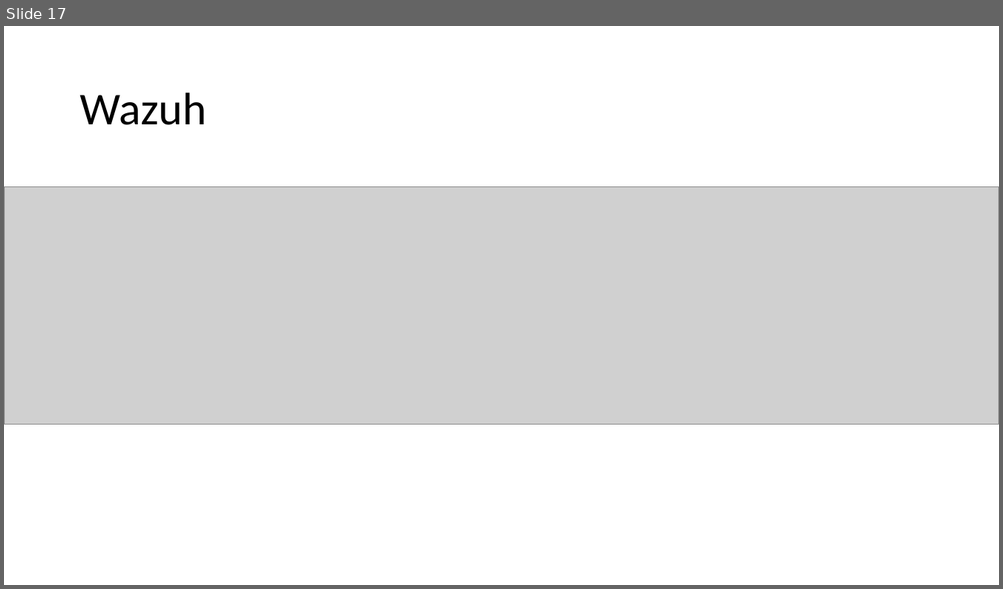
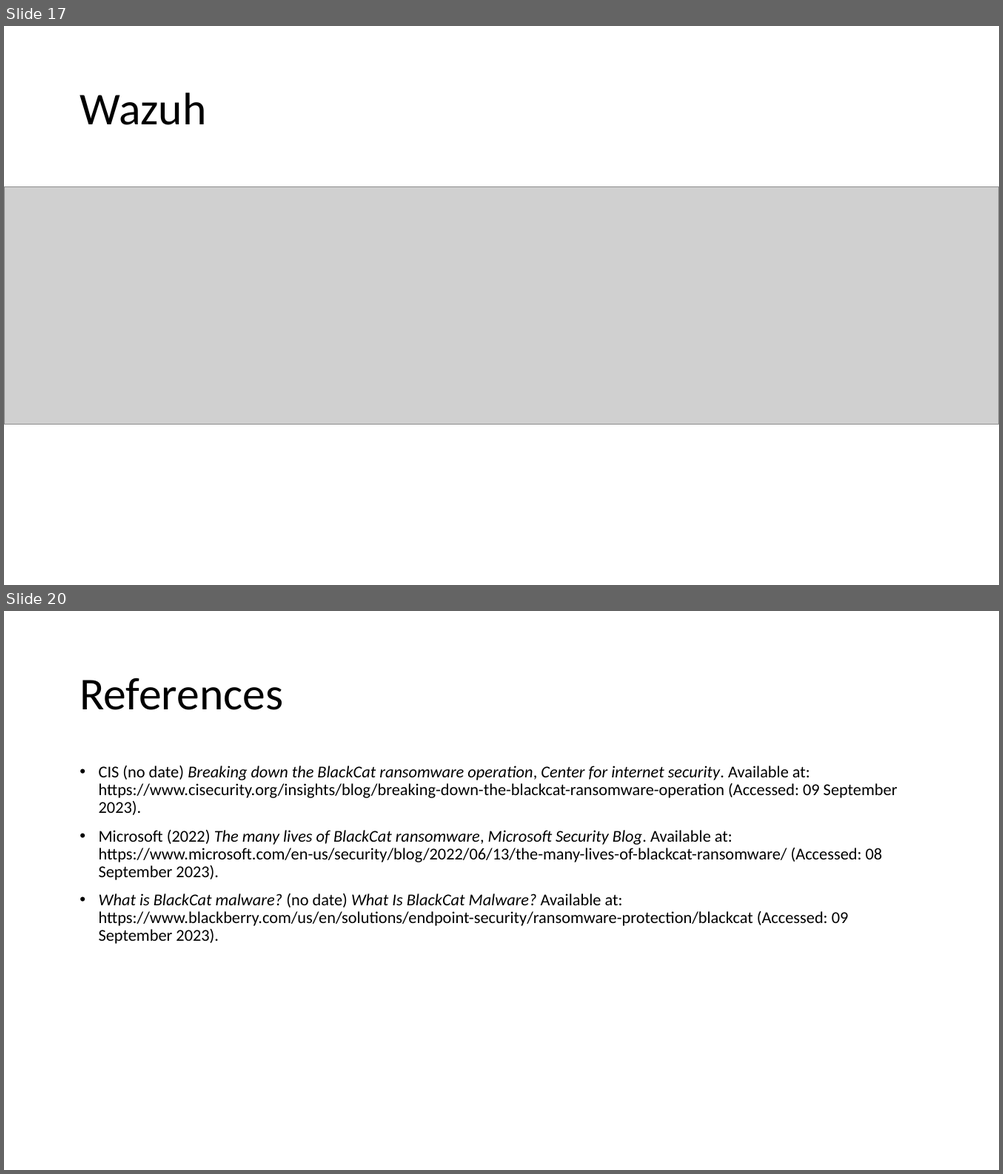
Before and after one commit to CHROME-PLATED-METRO-WOLF/coit11241-Cyber-Threat-Intelligence, a slide deck: evidence.pptx. Shown one above the other, each under a label of ours: slide 17 before the commit, slides 17 and 20 after it; the slides between them are not shown. The pictures are 1003x589 and 1003x1174 pixels, drawn with LibreOffice and Linux fonts; fonts in the diff are those of the drawing; grey boxes stand for pictures. Boxes give left, top, right and bottom in pixels: in the first picture for what was removed or moved away, otherwise in the second. Text is boxed around its words. In the diff, an @@ line names an element or a change of style, - is before the commit and + after.

Commit message:
BlackCat Analysis

```diff
--- a/evidence.pptx
+++ b/evidence.pptx
@@ slide 20 added at box(4, 611, 999, 1170), background #FFFFFF @@
@@ title added at box(79, 678, 283, 710), 44 pt, text #000000 @@
+References
@@ text added at box(99, 766, 897, 944), 16 pt, text #000000 @@
+• CIS (no date) Breaking down the BlackCat ransomware operation, Center for internet security. Available at: https://www.cisecurity.org/insights/blog/breaking-down-the-blackcat-ransomware-operation (Accessed: 09 September 2023).
+• Microsoft (2022) The many lives of BlackCat ransomware, Microsoft Security Blog. Available at: https://www.microsoft.com/en-us/security/blog/2022/06/13/the-many-lives-of-blackcat-ransomware/ (Accessed: 08 September 2023).
+• What is BlackCat malware? (no date) What Is BlackCat Malware? Available at: https://www.blackberry.com/us/en/solutions/endpoint-security/ransomware-protection/blackcat (Accessed: 09 September 2023).
```
Also in this commit, not shown: 2 other slides added, 1 other file.
